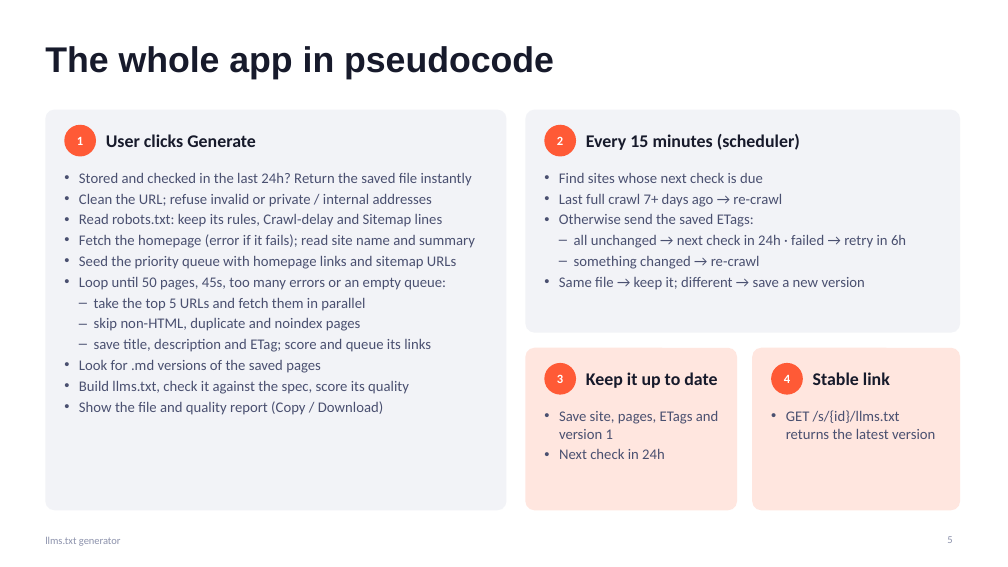
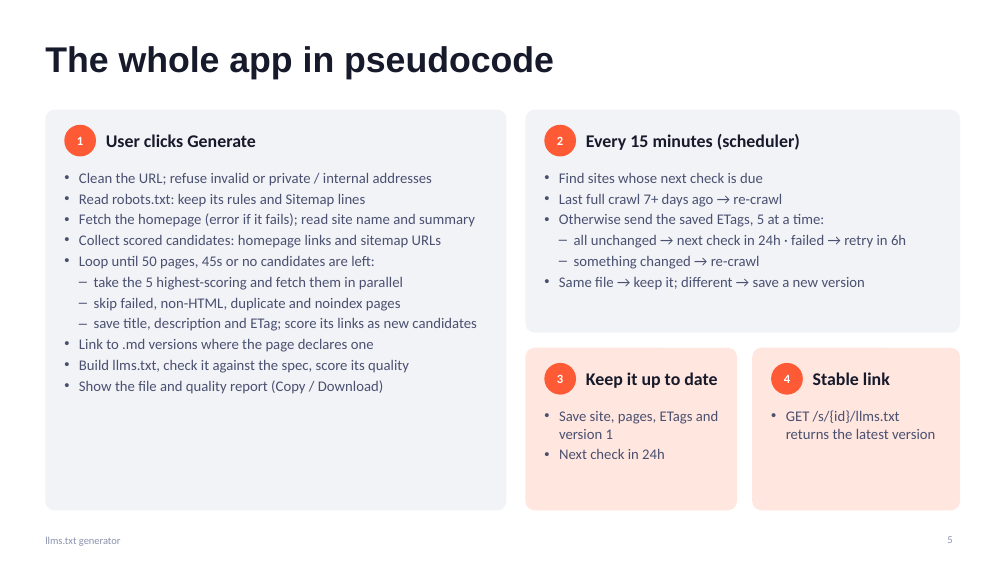
Before and after one commit to nmallekav/llms-txt-nishanth-mallekav, a slide deck: slide 5 of presentation/llms-txt-generator.pptx. Drawn at 1008x567 pixels with LibreOffice and Linux fonts; fonts in the diff are those of the drawing. Boxes give left, top, right and bottom in pixels: in the first picture for what was removed or moved away, otherwise in the second. Text is boxed around its words. In the diff, an @@ line names an element or a change of style, - is before the commit and + after.

```diff
--- a/presentation/llms-txt-generator.pptx
+++ b/presentation/llms-txt-generator.pptx
@@ text at (x1=79, y1=173, x2=472, y2=186): paragraph removed @@
-• Stored and checked in the last 24h? Return the saved file instantly
@@ text at (x1=79, y1=194, x2=366, y2=207): text changed @@
-• Read robots.txt: keep its rules, Crawl-delay and Sitemap lines
+• Read robots.txt: keep its rules and Sitemap lines
@@ text at (x1=79, y1=235, x2=476, y2=352): text changed @@
-• Seed the priority queue with homepage links and sitemap URLs
-• Loop until 50 pages, 45s, too many errors or an empty queue:
-  – take the top 5 URLs and fetch them in parallel
-  – skip non-HTML, duplicate and noindex pages
-  – save title, description and ETag; score and queue its links
-• Look for .md versions of the saved pages
+• Collect scored candidates: homepage links and sitemap URLs
+• Loop until 50 pages, 45s or no candidates are left:
+  – take the 5 highest-scoring and fetch them in parallel
+  – skip failed, non-HTML, duplicate and noindex pages
+  – save title, description and ETag; score its links as new candidates
+• Link to .md versions where the page declares one
@@ text at (x1=559, y1=214, x2=824, y2=227): text changed @@
-• Otherwise send the saved ETags:
+• Otherwise send the saved ETags, 5 at a time:
```
Also in this commit, not shown: 7 other slides changed, 35 other files.
